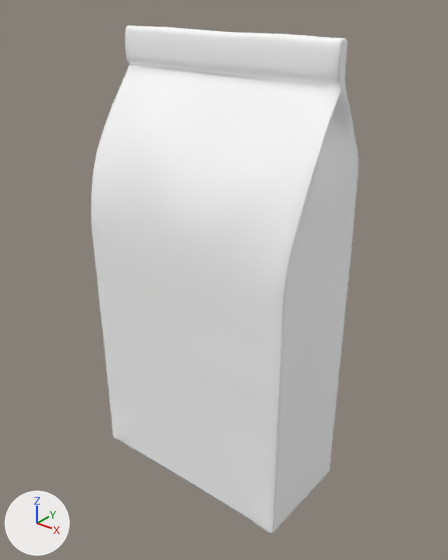
One commit to the glTF model app/static/models/yirgacheffe.glb: the scene before it, then after it.
Rendered twice from a 50 mm lens placed at (21.3, -25.9, 29.6), pointed at (0.4, 0.2, 13.4). The axes (+X, +Y, +Z) are drawn at lower left. The lights are the same throughout. The older version comes first. Where no turn or scale is listed for an object, it has been applied to the vertices.

The older version as bpy lines, for what is in view:
```python
mat_paper = bpy.data.materials.new('Paper')
mat_paper.use_nodes = True; mat_paper.node_tree.nodes.clear()
_N = mat_paper.node_tree.nodes; _L = mat_paper.node_tree.links
n0 = _N.new('ShaderNodeBsdfPrincipled'); n0.name = 'Principled BSDF'
n0.inputs[0].default_value = (1.0, 1.0, 1.0, 1.0)  # 'Base Color', white #ffffff
n1 = _N.new('ShaderNodeOutputMaterial'); n1.name = 'Material Output'
n2 = _N.new('ShaderNodeMath'); n2.name = 'Math'
n2.operation = 'MULTIPLY'
n2.inputs[1].default_value = 0.0  # 'Value'
n3 = _N.new('ShaderNodeMath'); n3.name = 'Math.001'
n3.operation = 'MULTIPLY'
n3.inputs[1].default_value = 0.78  # 'Value'
n4 = _N.new('ShaderNodeSeparateColor'); n4.name = 'Separate Color'
n5 = _N.new('ShaderNodeTexImage'); n5.name = 'Image Texture'
n5.image = img_yirgacheffe_texture_1_webp
_L.new(n0.outputs[0], n1.inputs[0])  # 'BSDF' to 'Surface'
_L.new(n2.outputs[0], n0.inputs[1])  # 'Value' to 'Metallic'
_L.new(n3.outputs[0], n0.inputs[2])  # 'Value' to 'Roughness'
_L.new(n4.outputs[2], n2.inputs[0])  # 'Blue' to 'Value'
_L.new(n4.outputs[1], n3.inputs[0])  # 'Green' to 'Value'
_L.new(n5.outputs[0], n4.inputs[0])  # 'Color' to 'Color'
me_defaultmaterial = bpy.data.meshes.new('defaultMaterial')
me_defaultmaterial.from_pydata(...)  # 3181 vertices, 6358 faces; spans x -7.2..7.2, y -3.4..3.4, z 0.0..27.2
me_defaultmaterial.materials.append(mat_paper)
ob_defaultmaterial = bpy.data.objects.new('defaultMaterial', me_defaultmaterial)
ob_defaultmaterial.location = (0.0, 0.0, 0.0)
```
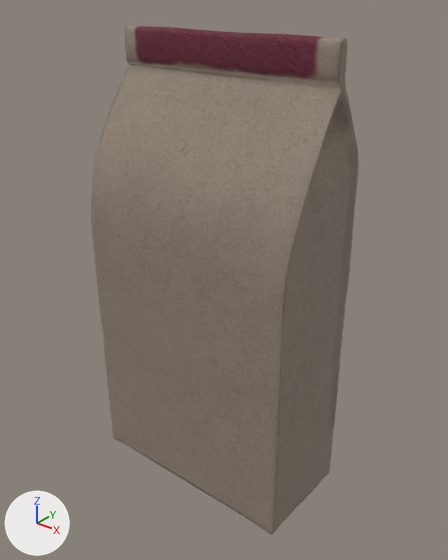
What differs and where, as boxes (x1, y1, x2, y2) in the pictures (448 x 560 px):
'defaultMaterial', surface changed (white to brown): (91, 25, 359, 534) in both

The change, as a list of edits to the scene's bpy script:
```text
Add img_yirgacheffe_texture_0_webp:
    img_yirgacheffe_texture_0_webp = load_image('yirgacheffe-texture-0.webp', 'yirgacheffe-texture-0.webp', 1024, 1024, 'sRGB')
Add img_yirgacheffe_texture_2_webp:
    img_yirgacheffe_texture_2_webp = load_image('yirgacheffe-texture-2.webp', 'yirgacheffe-texture-2.webp', 1024, 1024, 'Non-Color')
Change mat_paper:
    remove # nodes: BsdfPrincipled, Math x2, OutputMaterial, SeparateColor, TexImage
    remove # colours: white #ffffff
    nodes: BsdfPrincipled, NormalMap, OutputMaterial, SeparateColor, TexImage x3
    uses the picture img_yirgacheffe_texture_0_webp
    uses the picture img_yirgacheffe_texture_2_webp
```
